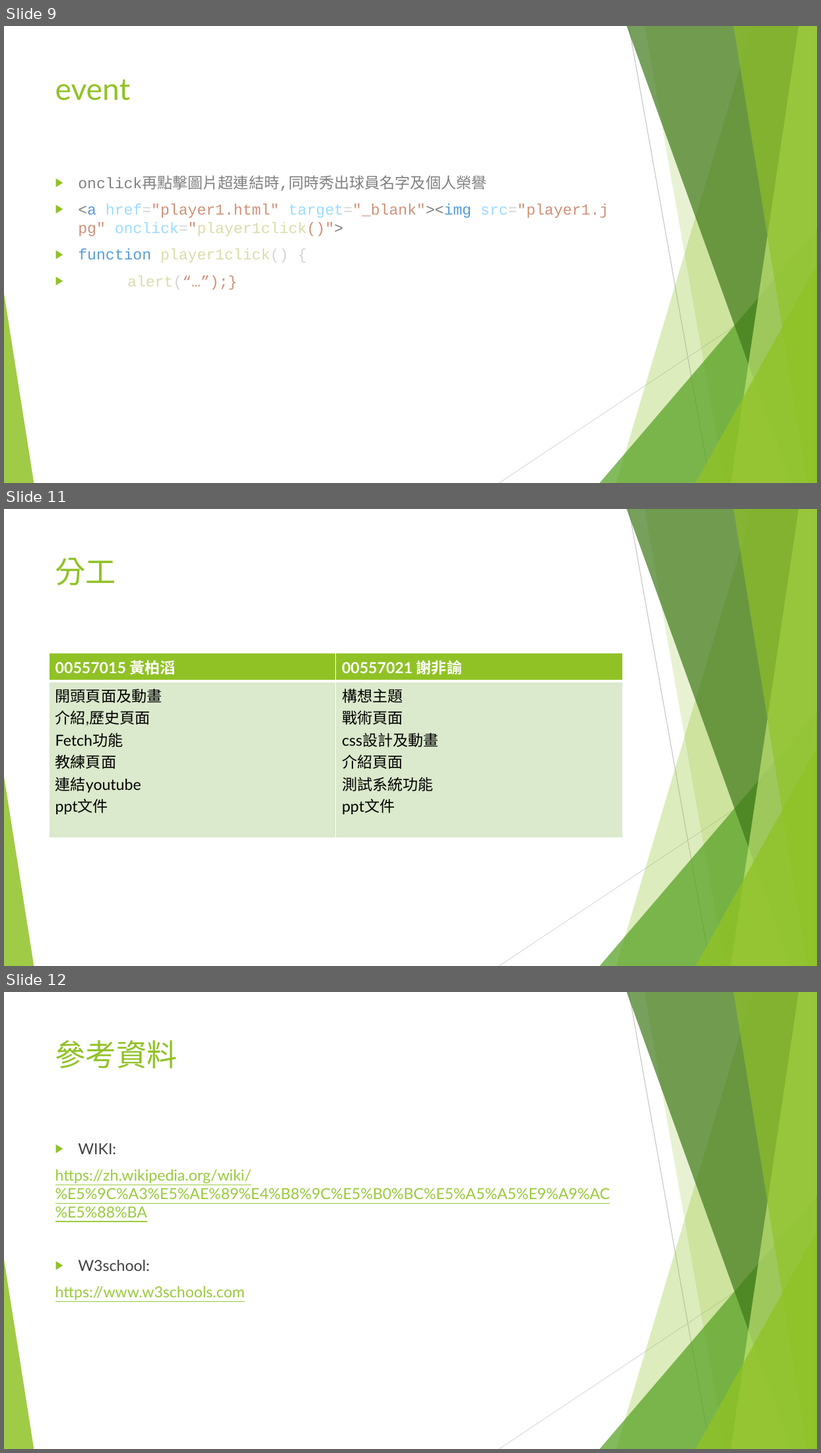
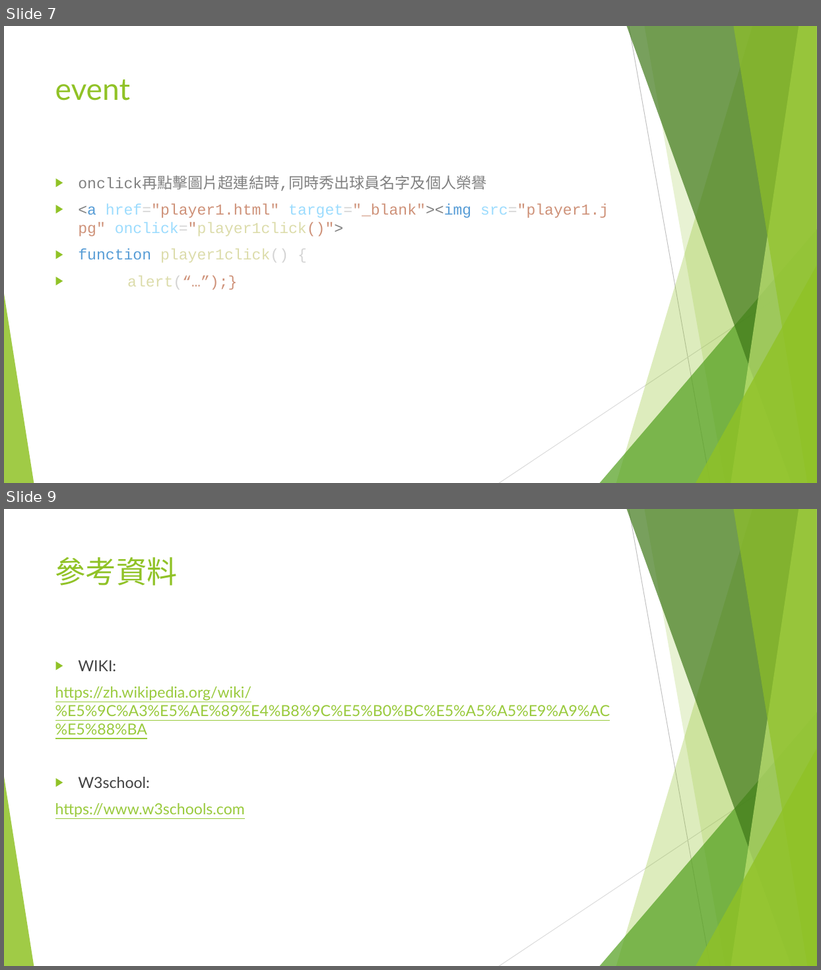
Before and after one commit to eric22938450/00557021, a slide deck: spurs.pptx. Shown one above the other, each under a label of ours: slides 9, 11 and 12 before the commit, slides 7 and 9 after it; the slides between them are not shown. The pictures are 821x1453 and 821x970 pixels, drawn with LibreOffice and Linux fonts; fonts in the diff are those of the drawing. Boxes give left, top, right and bottom in pixels: in the first picture for what was removed or moved away, otherwise in the second. Text is boxed around its words. In the diff, an @@ line names an element or a change of style, - is before the commit and + after.

```diff
--- a/spurs.pptx
+++ b/spurs.pptx
@@ slide 11 removed at bbox=[4, 509, 817, 966], background #FFFFFF; not listed: 10 template elements that a slide beside it also shows @@
@@ title removed at bbox=[55, 558, 116, 586] @@
-分工
@@ table removed at bbox=[49, 653, 622, 817], 2 rows, 2 columns @@
-00557015 黃柏滔 | 00557021 謝非諭
-開頭頁面及動畫 / 介紹,歷史頁面 / Fetch功能 / 教練頁面 / 連結youtube / ppt文件 | 構想主題 / 戰術頁面 / css設計及動畫 / 介紹頁面 / 測試系統功能 / ppt文件
@@ what was slide 9 is now slide 7 @@
@@ what was slide 12 is now slide 9 @@
```
Also in this commit, not shown: 1 slide added, 3 other slides removed, 9 other files.
